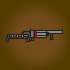
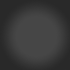
Layered file, before and after one edit (70x70). Changes by layer:
hid "Layer 8" over (x1=6, y1=29, x2=63, y2=42)
